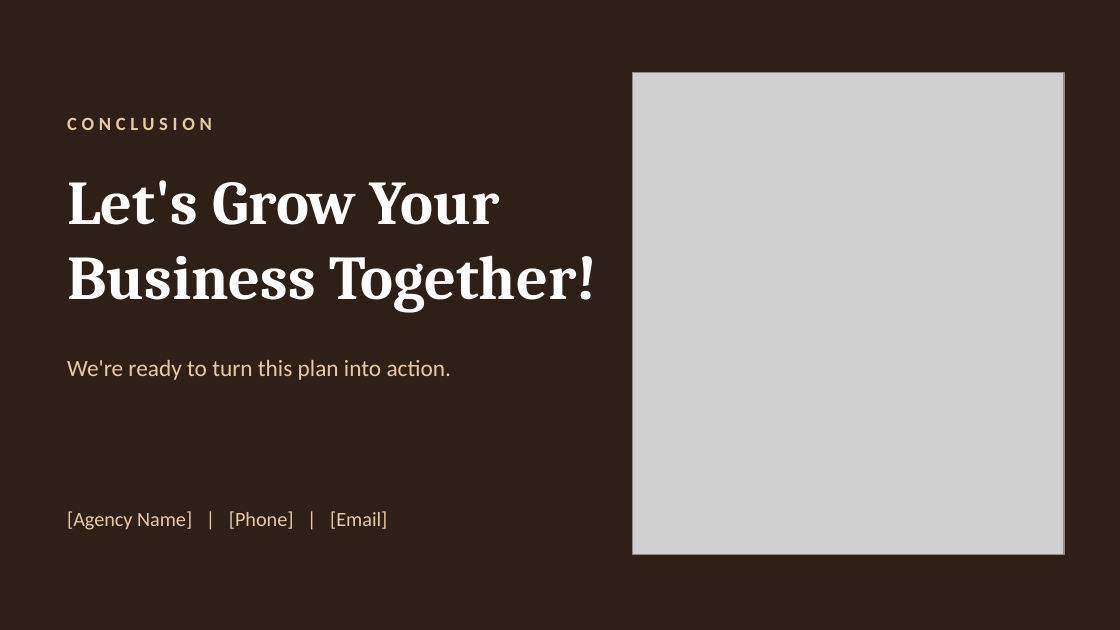
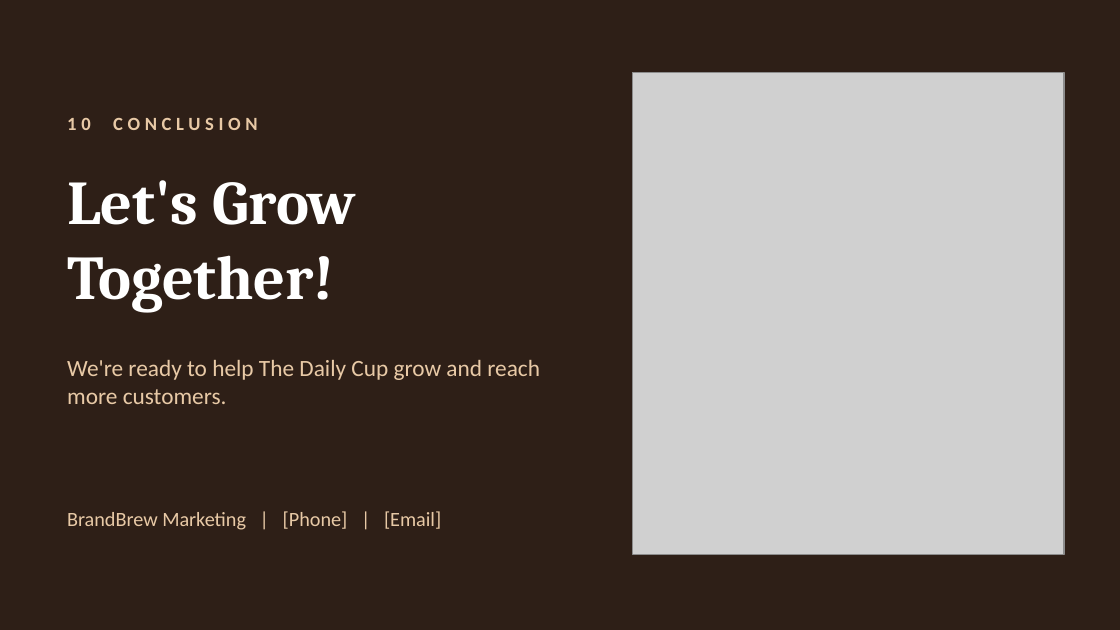
Before and after one commit to RahmaOshba/RahmaOshba, a slide deck: slide 11 of Cafe_Marketing_Proposal.pptx. Drawn at 1120x630 pixels with LibreOffice and Linux fonts; fonts in the diff are those of the drawing; grey boxes stand for pictures. Boxes give left, top, right and bottom in pixels: in the first picture for what was removed or moved away, otherwise in the second. Text is boxed around its words. In the diff, an @@ line names an element or a change of style, - is before the commit and + after.

```diff
--- a/Cafe_Marketing_Proposal.pptx
+++ b/Cafe_Marketing_Proposal.pptx
@@ text at [67,118,258,130]: text changed @@
-CONCLUSION
+10 CONCLUSION
@@ title at [67,180,356,313]: text changed @@
-Let's Grow Your Business Together!
+Let's Grow Together!
@@ text at [67,360,540,404]: text changed @@
-We're ready to turn this plan into action.
+We're ready to help The Daily Cup grow and reach more customers.
@@ text at [67,511,441,530]: text changed @@
-[Agency Name] | [Phone] | [Email]
+BrandBrew Marketing | [Phone] | [Email]
```
Also in this commit, not shown: 8 other slides changed, 2 slides added, 2 slides removed.
